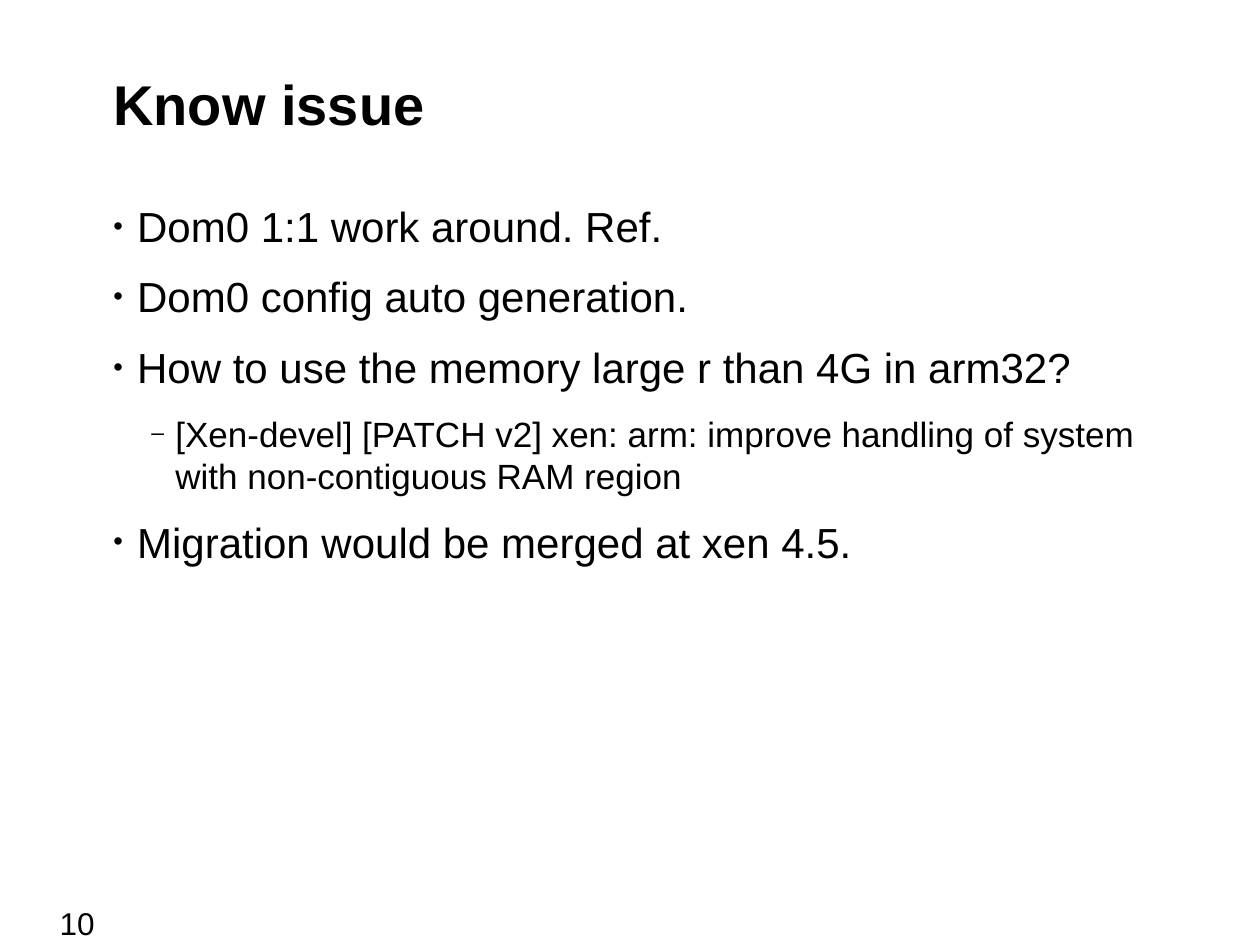
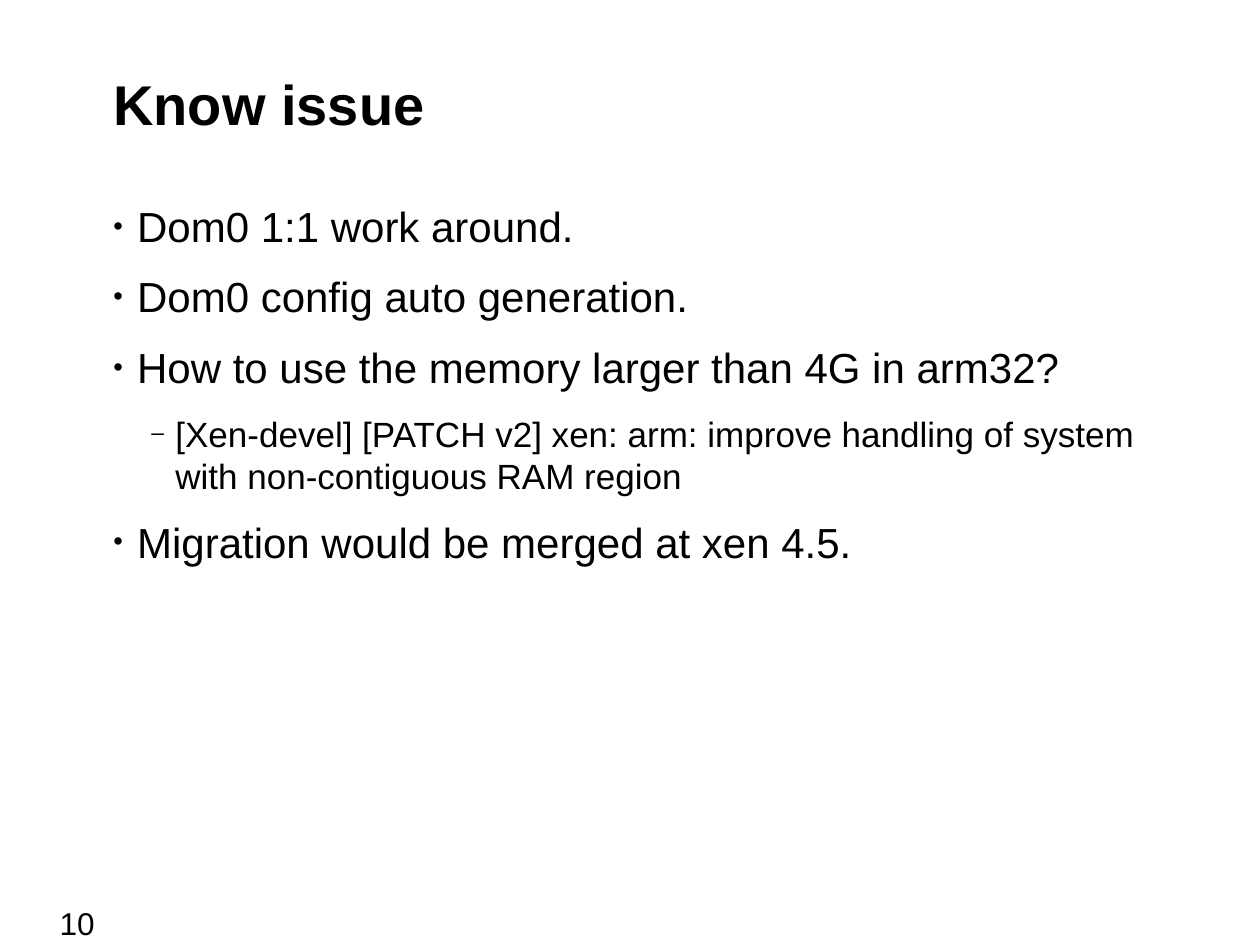
Before and after one commit to bjzhang/open_log, a slide deck: slide 10 of novell/community/ouros/xen_on_cubietruck.odp. Drawn at 1260x945 pixels with LibreOffice and Linux fonts; fonts in the diff are those of the drawing; background and template pictures are left out. Boxes give left, top, right and bottom in pixels: in the first picture for what was removed or moved away, otherwise in the second. Text is boxed around its words. In the diff, an @@ line names an element or a change of style, - is before the commit and + after.

```diff
--- a/novell/community/ouros/xen_on_cubietruck.odp
+++ b/novell/community/ouros/xen_on_cubietruck.odp
@@ text at [137,211,573,243]: text changed @@
-• Dom0 1:1 work around. Ref.
+• Dom0 1:1 work around.
@@ text at [137,352,1059,391]: spaces changed @@
-• How to use the memory large r than 4G in arm32?
+• How to use the memory larger than 4G in arm32?
```
Also in this commit, not shown: 7 other slides changed, 1 slide added, 11 slides removed, 3 other files.
